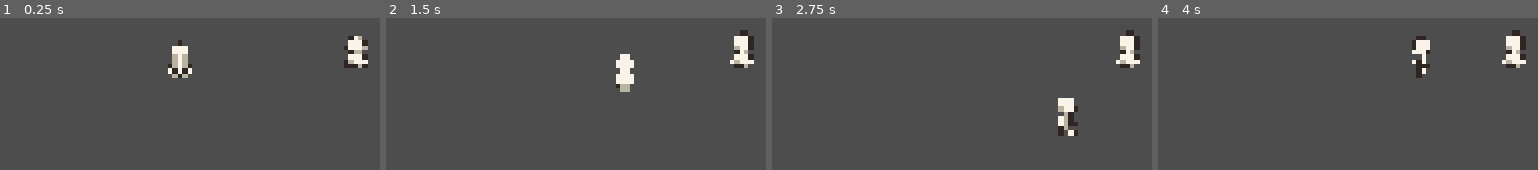
Above: before the commit, frames 1-4 (left to right).
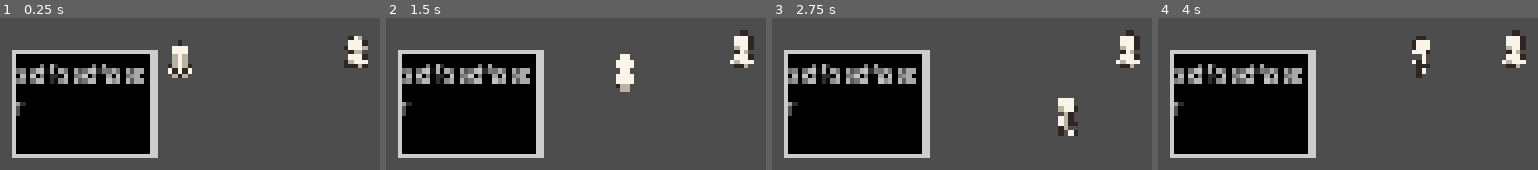
Above: after the commit, the same moments.

Repository: sintar0o/unstable
Game: Godot game, scene res://scenes/worldscene.tscn
The game is run twice, just before and just after one commit, with the same random seed, the same clock (stepped at 60 frames per second) and the same inputs.
Inputs:
- Up to frame 1 (0.25 s): no input
- Up to frame 2 (1.5 s): tap Enter at 0.5 s; hold D 0.53-1.28 s; tap Space (advance_dialogue) at 0.6, 1.35 s; hold S from 1.28 s (still down)
- Up to frame 3 (2.75 s): tap Space (advance_dialogue) at 2, 2.1 s; release S at 2.03 s; hold D from 2.03 s (still down)
- Up to frame 4 (4 s): release D at 2.78 s; hold W 2.78-3.53 s; tap Space (advance_dialogue) at 2.85, 3.6 s; hold A from 3.53 s (still down)

The runs differ from the first frame. In frame 1, 27% of the frame differs, in the area x 3-42%, y 21-93%; in frame 2, 27%; in frame 3, 27%; in frame 4, 27%.
Error after the commit: Cannot call method 'hide' on a null value. (res://codes/movementworking.gd:9)

Commit message:
Adjust dialogue bubble layout & instancing
Refine dialogue bubble layout and instancing: update minimum sizes, anchors/presets, and remove hard offsets in scenes/dialogue scene.tscn (enable anchor editing and add size_flags_horizontal). In scenes/worldscene.tscn move the dialogue bubble instance, adjust its offsets, remove placeholder dialogue_lines, and clear CharacterBody2D.dialogue_bubble NodePath to avoid the stale relative path.

Diff:
--- a/scenes/dialogue scene.tscn
+++ b/scenes/dialogue scene.tscn
@@ -10,31 +10,32 @@
 border_width_bottom = 3
 
 [node name="dialogue bubble" type="Control" unique_id=1790618192]
-custom_minimum_size = Vector2(75, 150)
+custom_minimum_size = Vector2(75, 75)
 layout_mode = 3
-anchors_preset = 11
-anchor_left = 1.0
+anchor_left = 0.8694737
+anchor_top = 0.42951128
 anchor_right = 1.0
-anchor_bottom = 1.0
-offset_left = -339.0
+anchor_bottom = 1.0281955
 grow_horizontal = 0
 grow_vertical = 2
+size_flags_horizontal = 8
 script = ExtResource("1_8cdpf")
+metadata/_edit_use_anchors_ = true
 
 [node name="MarginContainer" type="MarginContainer" parent="." unique_id=1305567955]
-custom_minimum_size = Vector2(132.35, 156.05)
+custom_minimum_size = Vector2(75, 75)
 layout_mode = 1
-anchors_preset = 11
-anchor_left = 1.0
+anchors_preset = -1
+anchor_left = 0.46633062
+anchor_top = 0.37751177
 anchor_right = 1.0
-anchor_bottom = 1.0
-offset_left = -481.00003
-offset_top = 28.0
-offset_bottom = 156.0
+anchor_bottom = 0.9324961
+offset_top = 1.5258789e-05
 grow_horizontal = 0
 grow_vertical = 2
 theme_override_constants/margin_right = 14
 theme_override_constants/margin_bottom = 13
+metadata/_edit_use_anchors_ = true
 
 [node name="PanelContainer" type="PanelContainer" parent="MarginContainer" unique_id=1377954987]
 layout_mode = 2
--- a/scenes/worldscene.tscn
+++ b/scenes/worldscene.tscn
@@ -11,9 +11,14 @@
 
 [node name="Node2D" type="Node2D" unique_id=591131548]
 
+[node name="dialogue bubble" parent="." unique_id=1790618192 instance=ExtResource("4_gse23")]
+offset_left = -202.0
+offset_top = -75.0
+offset_bottom = 75.0
+
 [node name="CharacterBody2D" parent="." unique_id=1936550530 node_paths=PackedStringArray("dialogue_bubble") groups=["player"] instance=ExtResource("1_iosel")]
 script = ExtResource("2_5jlf6")
-dialogue_bubble = NodePath("../dialogue bubble")
+dialogue_bubble = NodePath("")
 
 [node name="Area2D2" type="Area2D" parent="CharacterBody2D" unique_id=2091070251]
 position = Vector2(0, -9)
@@ -25,13 +30,6 @@
 position = Vector2(0, -4)
 shape = SubResource("CapsuleShape2D_5jlf6")
 
-[node name="dialogue bubble" parent="." unique_id=1790618192 instance=ExtResource("4_gse23")]
-offset_left = -132.0
-offset_top = -12.0
-offset_right = 351.0
-offset_bottom = 144.0
-dialogue_lines = Array[String](["gsfd", "sdfg"])
-
 [node name="Camera2D" type="Camera2D" parent="." unique_id=1834682632]
 position = Vector2(0, -1)
 zoom = Vector2(1.875, 1.875)
